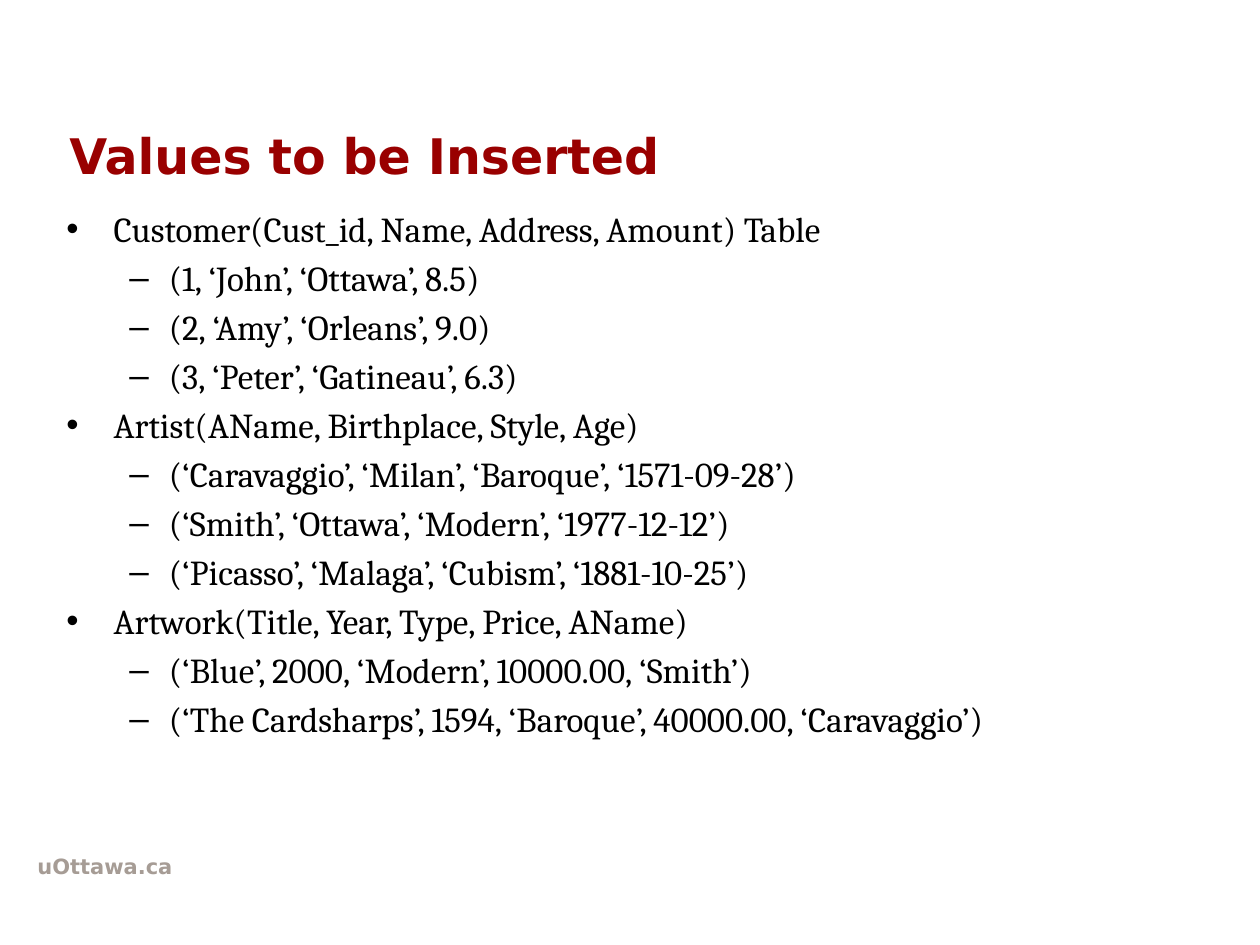
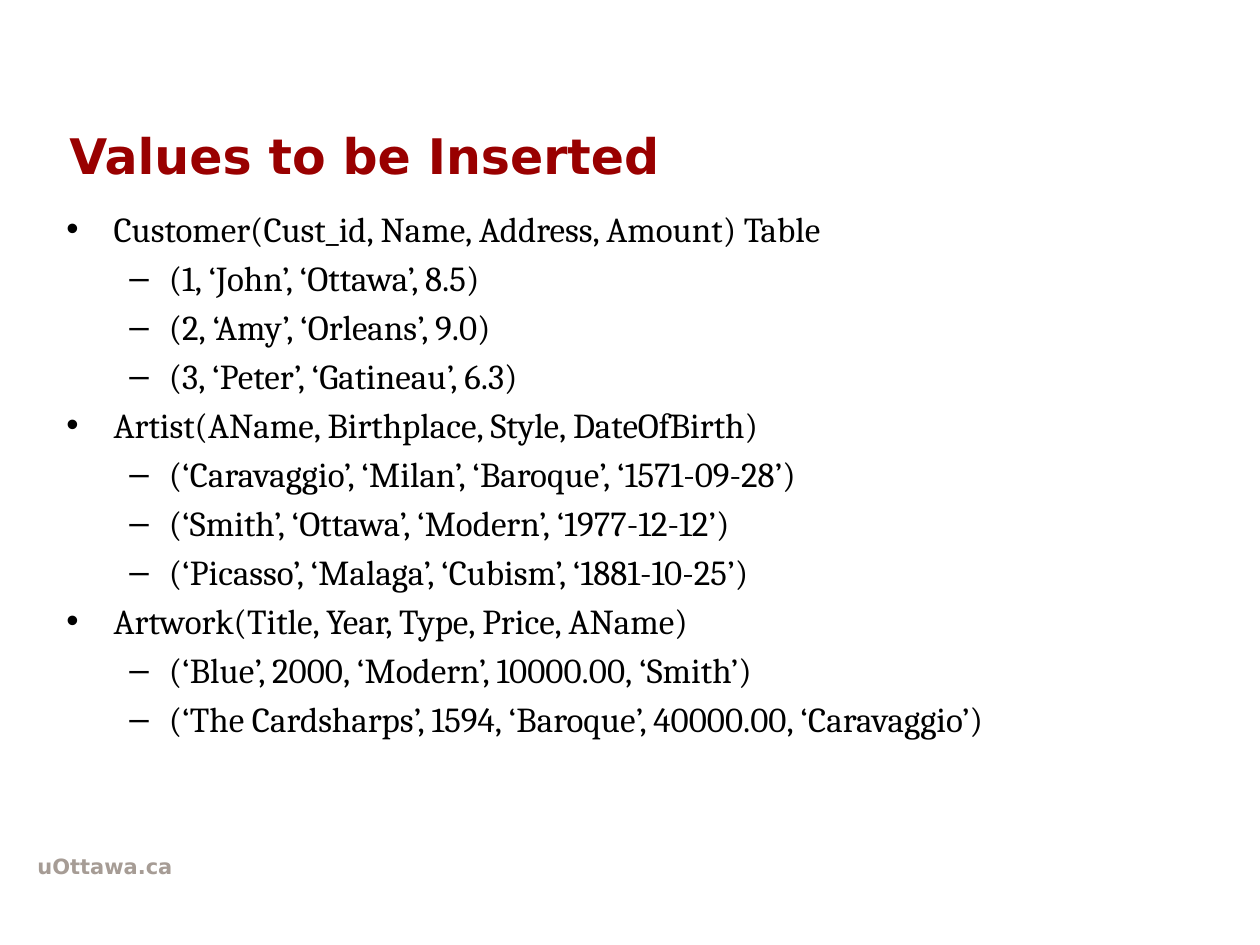
Before and after one commit to rkhal101/CSI2132-Databases-I, a slide deck: slide 10 of labs/lab2/lab2.pptx. Drawn at 1260x945 pixels with LibreOffice and Linux fonts; fonts in the diff are those of the drawing; background and template pictures are left out. Boxes give left, top, right and bottom in pixels: in the first picture for what was removed or moved away, otherwise in the second. Text is boxed around its words. In the diff, an @@ line names an element or a change of style, - is before the commit and + after.

```diff
--- a/labs/lab2/lab2.pptx
+++ b/labs/lab2/lab2.pptx
@@ text at bbox=[114, 413, 758, 446]: text changed @@
-• Artist(AName, Birthplace, Style, Age)
+• Artist(AName, Birthplace, Style, DateOfBirth)
```
Also in this commit, not shown: 2 other slides changed, 1 other file.
